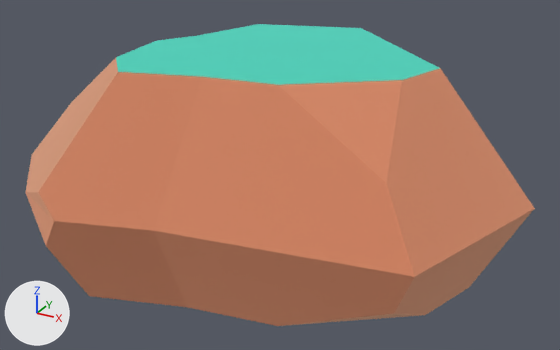
Renders of the glTF model packs/nature-kit/rock-largef.glb from each side of a commit.
The view is the same before and after, from a 50 mm camera at (0.776, -1.419, 0.849) aimed at (0.005, -0.018, 0.148). Every picture has the same lights, and +X, +Y and +Z are marked at lower left. The picture after the commit comes second. Where no turn or scale is listed for an object, it has been applied to the vertices.

Script lines for the objects in view, before the commit:
```python
mat_dirt = principled_material('dirt')
mat_dirt.base_color = (0.886, 0.514, 0.341)  # beige #f2be9e
mat_dirt.metallic = 1.0
mat_dirt.roughness = 1.0
mat_grass = principled_material('grass')
mat_grass.base_color = (0.173, 0.847, 0.722)  # cyan #73eddd
mat_grass.metallic = 1.0
mat_grass.roughness = 1.0
me_mesh_rock_largef = bpy.data.meshes.new('Mesh rock_largeF')
me_mesh_rock_largef.from_pydata(...)  # 35 vertices, 73 faces; spans x -0.548..0.548, y -0.449..0.449, z 0.0..0.479
# faces by material slot: [58, 8, 7]
me_mesh_rock_largef.materials.append(mat_dirt)  # beige #f2be9e
me_mesh_rock_largef.materials.append(mat_grass)  # cyan #73eddd
me_mesh_rock_largef.materials.append(mat_defaultmat)  # white #ffffff
ob_rock_largef = bpy.data.objects.new('rock_largeF', me_mesh_rock_largef)
ob_rock_largef.location = (0.0, 0.0, -0.05)
```
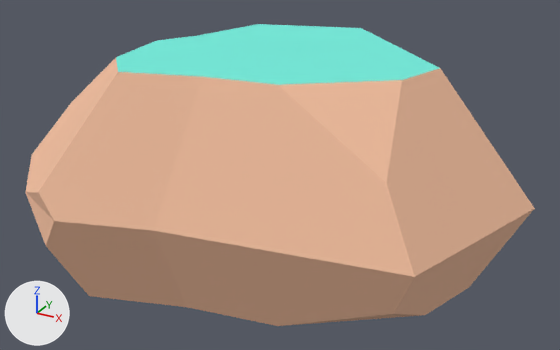
What the commit changed:
In material 'dirt' (mat_dirt), metallic goes from 1.0 to 0.0.
In material 'grass' (mat_grass), metallic goes from 1.0 to 0.0.
Object 'tmpParent' (ob_tmpparent) is deleted.

Where the change shows, as pixel boxes (x1, y1, x2, y2) in the pictures (560 x 350 px):
'rock_largeF', surface changed: (25, 24, 535, 326) in both
